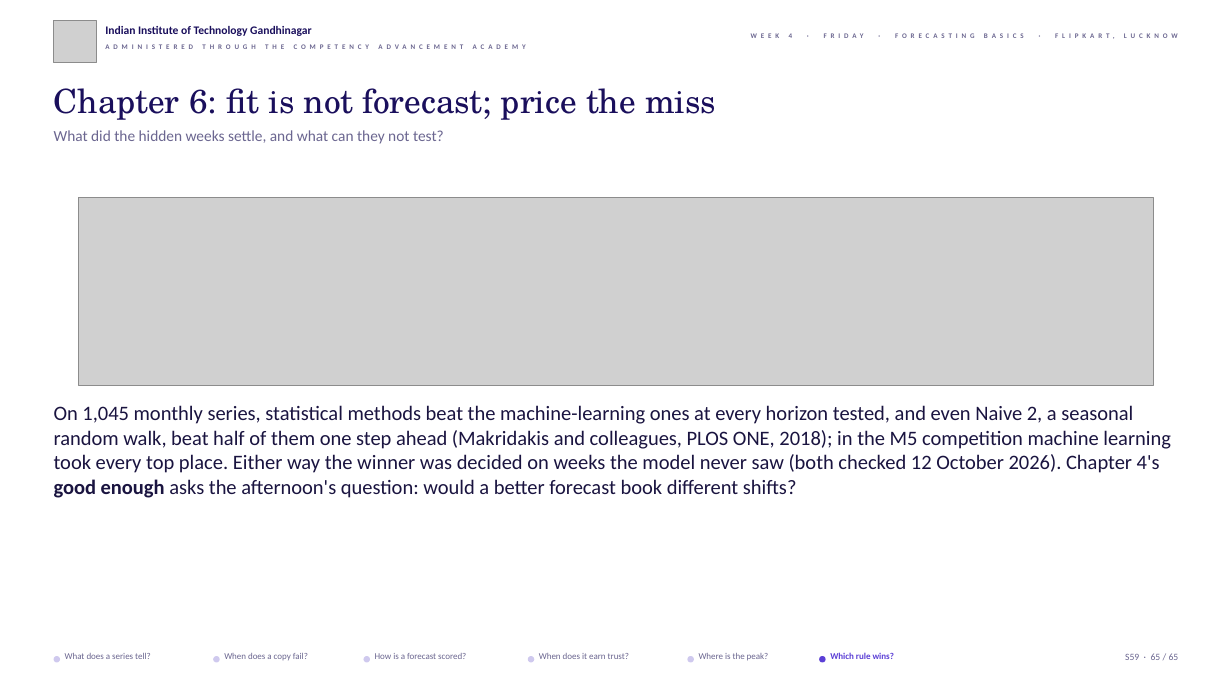
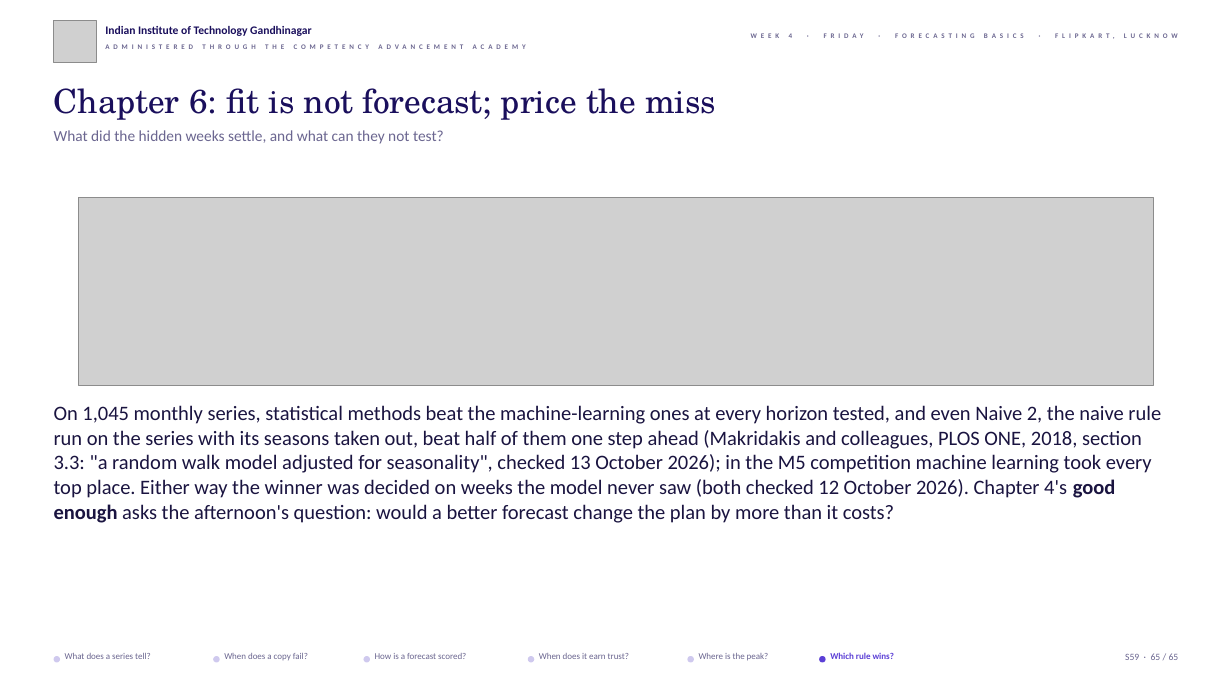
Before and after one commit to fde-academy-lab/c2-content-factory, a slide deck: slide 65 of content/W04/D5/slides/C2_W04_D05_half1_STUDENT.pptx. Drawn at 1232x693 pixels with LibreOffice and Linux fonts; fonts in the diff are those of the drawing; grey boxes stand for pictures; background and template pictures are left out. Boxes give left, top, right and bottom in pixels: in the first picture for what was removed or moved away, otherwise in the second. Text is boxed around its words. In the diff, an @@ line names an element or a change of style, - is before the commit and + after.

```diff
--- a/content/W04/D5/slides/C2_W04_D05_half1_STUDENT.pptx
+++ b/content/W04/D5/slides/C2_W04_D05_half1_STUDENT.pptx
@@ text at (54, 405, 1161, 523): text changed @@
-On 1,045 monthly series, statistical methods beat the machine-learning ones at every horizon tested, and even Naive 2, a seasonal random walk, beat half of them one step ahead (Makridakis and colleagues, PLOS ONE, 2018); in the M5 competition machine learning took every top place. Either way the winner was decided on weeks the model never saw (both checked 12 October 2026). Chapter 4's good enough asks the afternoon's question: would a better forecast book different shifts?
+On 1,045 monthly series, statistical methods beat the machine-learning ones at every horizon tested, and even Naive 2, the naive rule run on the series with its seasons taken out, beat half of them one step ahead (Makridakis and colleagues, PLOS ONE, 2018, section 3.3: "a random walk model adjusted for seasonality", checked 13 October 2026); in the M5 competition machine learning took every top place. Either way the winner was decided on weeks the model never saw (both checked 12 October 2026). Chapter 4's good enough asks the afternoon's question: would a better forecast change the plan by more than it costs?
```
Also in this commit, not shown: 45 other slides changed, 5 other files.
